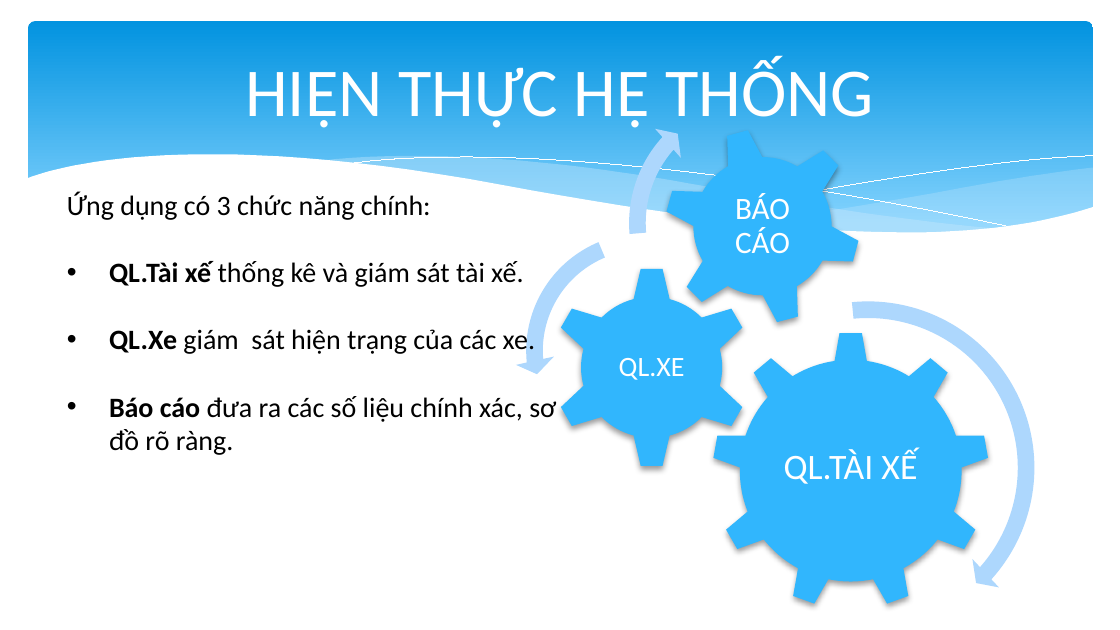
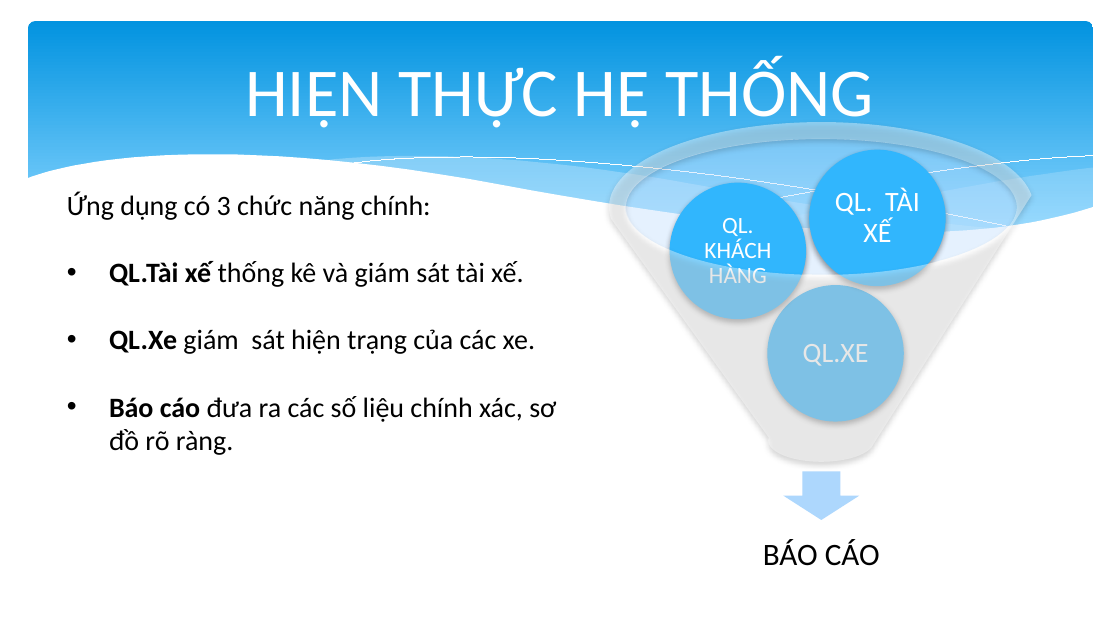
Before and after one commit to quoctrungdh/TaxiApp, a slide deck: slide 16 of BaoCao.pptx. Drawn at 1120x630 pixels with LibreOffice and Linux fonts; fonts in the diff are those of the drawing. Boxes give left, top, right and bottom in pixels: in the first picture for what was removed or moved away, otherwise in the second. Text is boxed around its words. In the diff, an @@ line names an element or a change of style, - is before the commit and + after.

Commit message:
UPDATE

```diff
--- a/BaoCao.pptx
+++ b/BaoCao.pptx
@@ group removed at <box>515,84,1046,630</box>: 3 gears, 2 circular arrows, 1 left circular arrow @@
@@ group added at <box>609,122,1034,520</box>: 4 ellipses, 1 down arrow, 1 text, 1 funnel @@
+QL. KHÁCH HÀNG
@@ text at <box>835,188,920,242</box>: text changed; size 23 to 18 pt @@
-QL.TÀI XẾ
+QL. TÀI XẾ
@@ text "QL.XE": place and size @@
-text "QL.XE" at <box>619,358,685,380</box>
+text "QL.XE" at <box>803,344,869,366</box>
@@ text "BÁO CÁO": place and size @@
-text "BÁO CÁO" at <box>735,193,790,253</box>
+text "BÁO CÁO" at <box>763,539,880,566</box>
@@ text "BÁO CÁO" at <box>763,539,880,566</box>: text colour #FFFFFF to #000000 @@
```
Also in this commit, not shown: 3 other slides changed.
